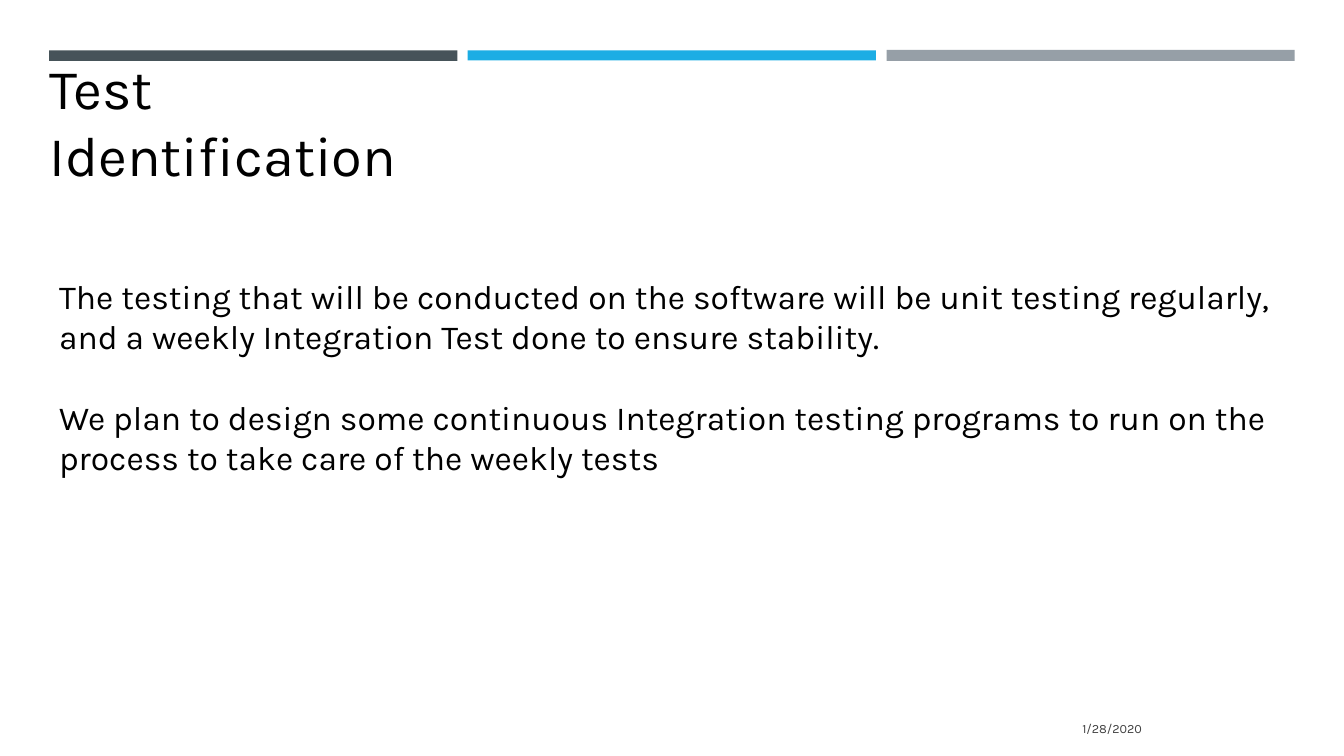
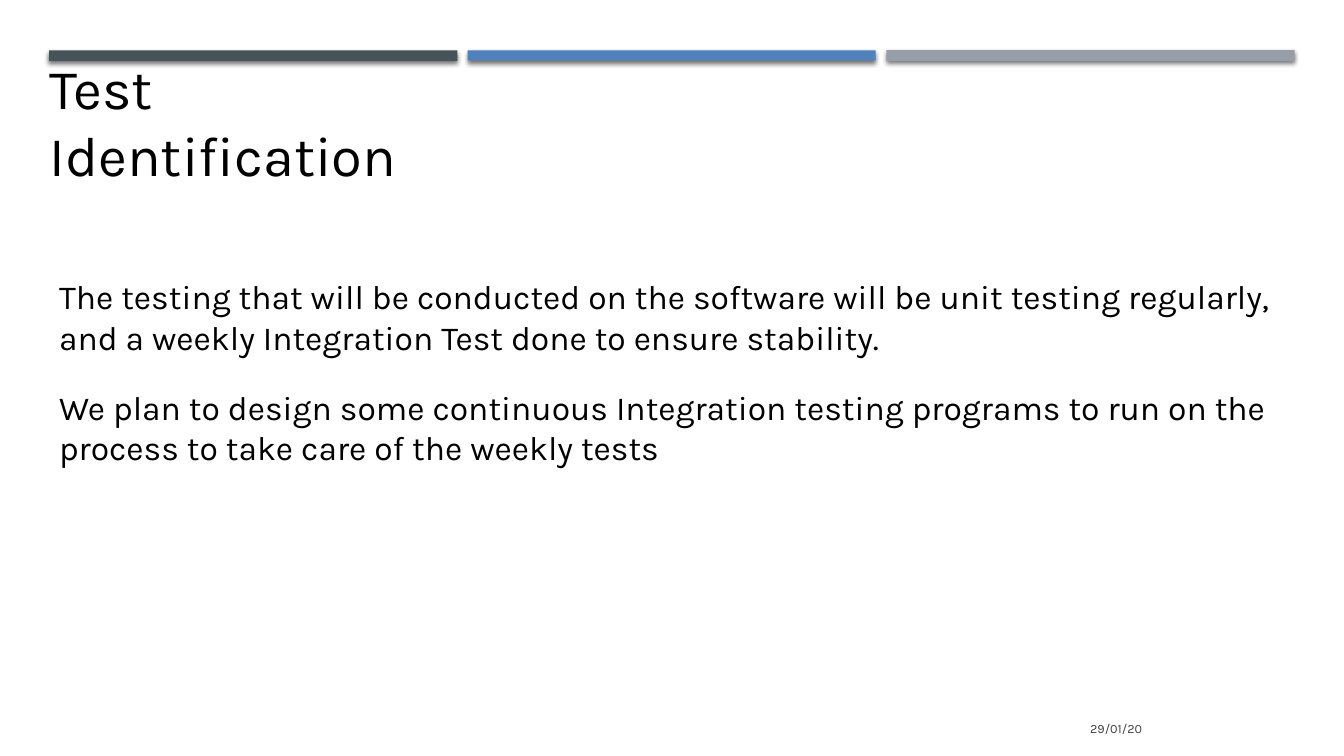
Before and after one commit to jasalazar/team6, a slide deck: slide 8 of Documents/Presentation 1 Team 6.pptx (slide 7 before the commit). Drawn at 1344x756 pixels with LibreOffice and Linux fonts; fonts in the diff are those of the drawing. Boxes give left, top, right and bottom in pixels: in the first picture for what was removed or moved away, otherwise in the second. Text is boxed around its words. In the diff, an @@ line names an element or a change of style, - is before the commit and + after.

```diff
--- a/Documents/Presentation 1 Team 6.pptx
+++ b/Documents/Presentation 1 Team 6.pptx
@@ rectangle at [49, 50, 458, 60]: shadow on @@
@@ rectangle at [468, 50, 876, 60]: fill #1CADE4 to #4F81BD; shadow on @@
@@ rectangle at [886, 50, 1295, 62]: shadow on @@
@@ text "The testing that will be ..." rewrapped from [59, 286, 1269, 479] to [59, 286, 1269, 469] @@
@@ text at [1090, 724, 1142, 734]: text changed @@
-1/28/2020
+29/01/20
```
Also in this commit, not shown: 9 other slides changed, 2 slides added, 1 slide removed.
